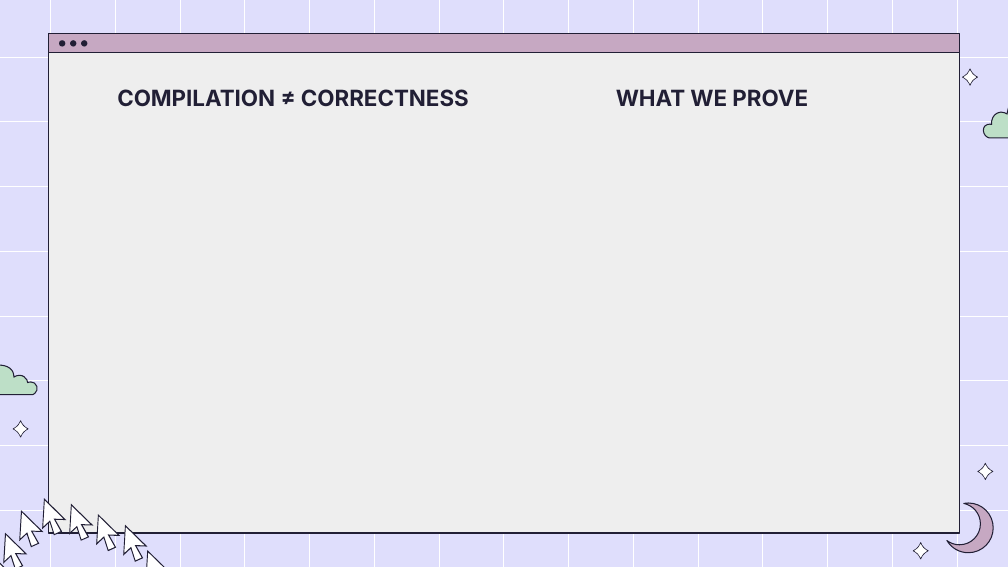
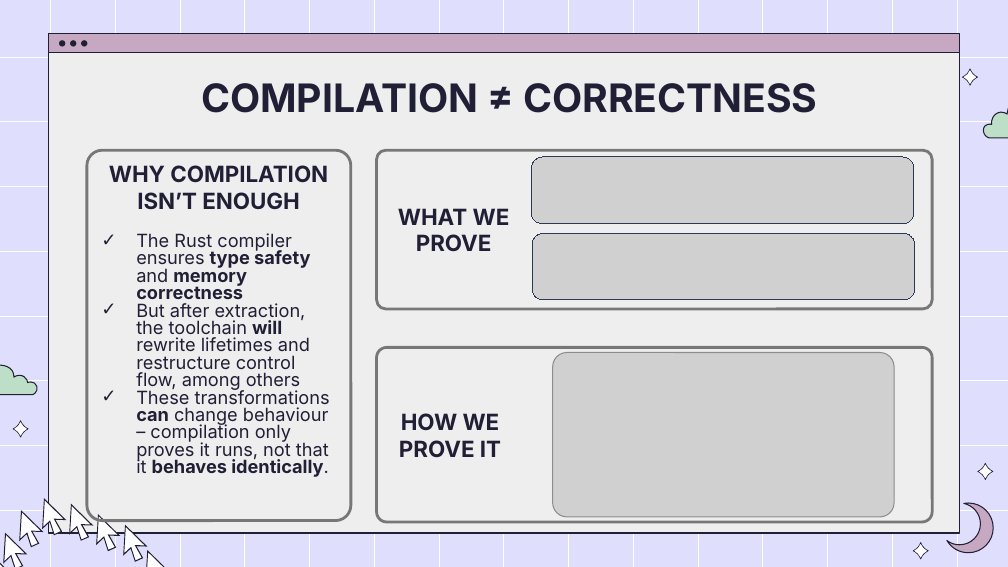
Before and after one commit to RuleBrittonica/3712_Rust_Research_Project, a slide deck: slide 14 of reports/seminar/seminar_presentation.pptx (slide 15 before the commit). Drawn at 1008x567 pixels with LibreOffice and Linux fonts; fonts in the diff are those of the drawing; grey boxes stand for pictures. Boxes give left, top, right and bottom in pixels: in the first picture for what was removed or moved away, otherwise in the second. Text is boxed around its words. In the diff, an @@ line names an element or a change of style, - is before the commit and + after.

```diff
--- a/reports/seminar/seminar_presentation.pptx
+++ b/reports/seminar/seminar_presentation.pptx
@@ title "COMPILATION ≠ CORRECTNESS": place and size @@
-title "COMPILATION ≠ CORRECTNESS" at [117, 89, 469, 107]
+title "COMPILATION ≠ CORRECTNESS" at [201, 83, 817, 113]
@@ title "COMPILATION ≠ CORRECTNESS" at [201, 83, 817, 113]: size 16 to 28 pt; vertical alignment bottom to middle @@
@@ rounded rectangle added at [87, 150, 351, 520], outline #777777 2 pt @@
@@ text added at [109, 165, 328, 210], 16 pt, text #211F35, bold @@
+WHY COMPILATION ISN’T ENOUGH
@@ rounded rectangle added at [377, 150, 932, 308], outline #777777 2 pt @@
@@ picture added at [531, 157, 914, 224] @@
@@ title "WHAT WE PROVE": place and size @@
-title "WHAT WE PROVE" at [616, 89, 808, 106]
+title "WHAT WE PROVE" at [398, 208, 510, 252]
@@ title "WHAT WE PROVE" at [398, 208, 510, 252]: vertical alignment bottom to middle @@
@@ subtitle added at [136, 233, 330, 477], 12.9 pt, text #211F35 @@
+✓ The Rust compiler ensures type safety and memory correctness
+✓ But after extraction, the toolchain will rewrite lifetimes and restructure control flow, among others
+✓ These transformations can change behaviour – compilation only proves it runs, not that it behaves identically.
@@ picture added at [532, 233, 915, 299] @@
@@ rounded rectangle added at [377, 348, 932, 522], outline #777777 2 pt @@
@@ picture added at [552, 353, 894, 517] @@
@@ text added at [399, 413, 501, 458], 16 pt, text #211F35, bold @@
+HOW WE PROVE IT
```
Also in this commit, not shown: 7 other slides changed, 1 slide removed, 6 other files.
